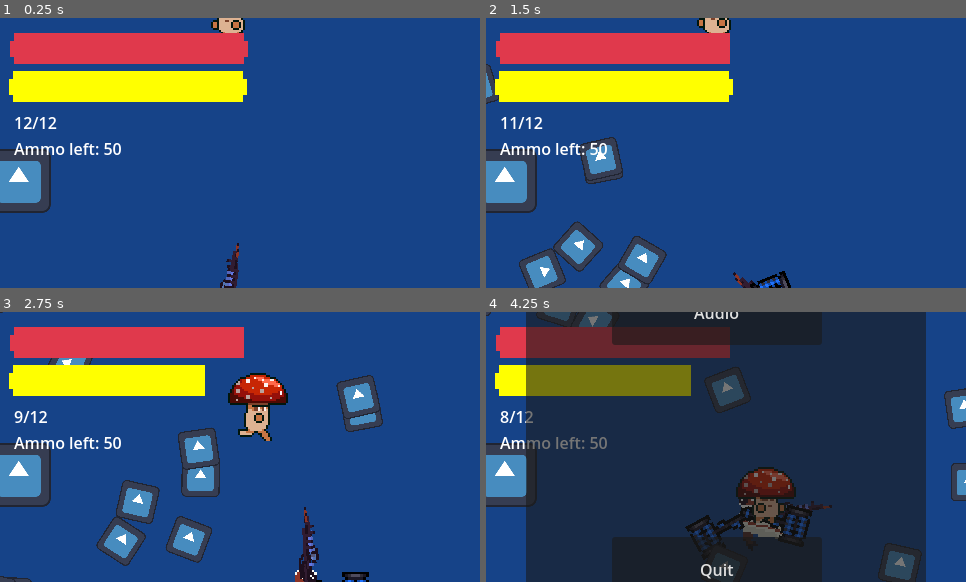
Above: before the commit, frames 1-4 (two rows, left to right).
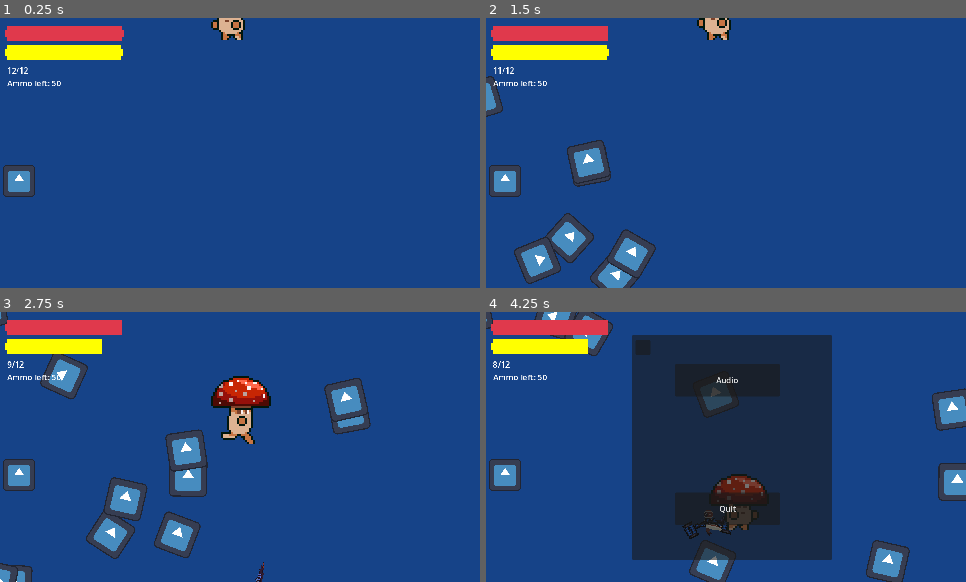
Above: after the commit, the same moments.

Repository: MettallicOnyx/Boss-Rush-Jam-Project
Game: Godot game, scene res://scenes/boss_rush_jam.tscn
The game is run twice, just before and just after one commit, with the same random seed, the same clock (stepped at 60 frames per second) and the same inputs. The engine's default icon, where the game draws it, is replaced by a stand-in: a white triangle on a blue panel in a dark square.
Inputs (mouse positions are in pixels of both pictures, inside the frame that each line leads up to):
- Up to frame 1 (0.25 s): no input
- Up to frame 2 (1.5 s): tap Enter (ui_accept) at 0.5, 0.77 s; move the mouse to (831, 139) at 0.52 s; hold D (right) 0.53-1.28 s; click (831, 139) at 0.6 s; move the mouse to (630, 166) at 1.27 s; hold S (down) from 1.28 s (still down); tap E (ability) at 1.35 s
- Up to frame 3 (2.75 s): tap Enter (ui_accept) at 1.52 s; click (144, 460) at 1.55 s; move the mouse to (288, 387) at 2.02 s; release S (down) at 2.03 s; hold D (right) from 2.03 s (still down); tap Shift (dash) at 2.1 s; click (288, 387) at 2.3 s
- Up to frame 4 (4.25 s): move the mouse to (702, 501) at 2.77 s; release D (right) at 2.78 s; hold W (up) 2.78-3.53 s; click (702, 501) at 2.85 s; tap Enter (ui_accept) at 3.02, 3.77 s; move the mouse to (870, 487) at 3.52 s; hold A (left) from 3.53 s (still down); tap F (swap_weapon) at 3.6 s; click (870, 487) at 3.8 s; tap Escape (settings) at 4.15 s

The runs differ from the first frame. In frame 1, 14% of the frame differs, in the area x 0-52%, y 2-100%; in frame 2, 19%; in frame 3, 24%; in frame 4, 66%, in the area x 0-100%, y 0-100%.

Commit message:
sizing changes

Diff:
--- /dev/null
+++ b/scenes/UI/UI.tscn
@@ -0,0 +1,30 @@
+[gd_scene load_steps=6 format=3 uid="uid://ctvfo7vqrob2m"]
+
+[ext_resource type="Script" path="res://scripts/UI/ui_variables.gd" id="1_pnu78"]
+[ext_resource type="PackedScene" uid="uid://b4v3g0v1f62js" path="res://scenes/UI/health_bar.tscn" id="1_rbod0"]
+[ext_resource type="PackedScene" uid="uid://c8a50jhlgwtxg" path="res://scenes/UI/stamina_bar.tscn" id="2_1pb2a"]
+[ext_resource type="PackedScene" uid="uid://lim4lwwce5bt" path="res://scenes/UI/ammo_label.tscn" id="3_bsjn6"]
+[ext_resource type="PackedScene" uid="uid://dvi7vjtya3my1" path="res://scenes/UI/settings.tscn" id="4_cw0yk"]
+
+[node name="CanvasLayer" type="CanvasLayer"]
+scale = Vector2(0.5, 0.5)
+transform = Transform2D(0.5, 0, 0, 0.5, 0, 0)
+script = ExtResource("1_pnu78")
+
+[node name="Health Bar" parent="." instance=ExtResource("1_rbod0")]
+
+[node name="StaminaBar" parent="." instance=ExtResource("2_1pb2a")]
+offset_top = 37.0
+offset_bottom = 101.0
+
+[node name="Ammo_label" parent="." instance=ExtResource("3_bsjn6")]
+offset_left = 14.0
+offset_top = 93.0
+offset_right = 66.0
+offset_bottom = 116.0
+
+[node name="Settings" parent="." instance=ExtResource("4_cw0yk")]
+offset_left = 62.0
+offset_top = -93.0
+offset_right = 462.0
+offset_bottom = 357.0
--- a/scenes/boss_rush_jam.tscn
+++ b/scenes/boss_rush_jam.tscn
@@ -77,6 +77,8 @@
 [node name="Boss Rush Jam" type="Node2D"]
 
 [node name="CanvasLayer" type="CanvasLayer" parent="."]
+scale = Vector2(0.5, 0.5)
+transform = Transform2D(0.5, 0, 0, 0.5, 0, 0)
 
 [node name="Health Bar" parent="CanvasLayer" instance=ExtResource("1_sh5up")]
 
@@ -92,6 +94,10 @@
 gun = NodePath("../../Player/Gun")
 
 [node name="Settings" parent="CanvasLayer" instance=ExtResource("3_qxcin")]
+offset_left = 52.0
+offset_top = -89.0
+offset_right = 452.0
+offset_bottom = 361.0
 
 [node name="TileMapLayer" type="TileMapLayer" parent="."]
 position = Vector2(0, -3.05176e-05)
@@ -102,7 +108,6 @@
 [node name="Player" parent="." instance=ExtResource("1_o0p3x")]
 unique_name_in_owner = true
 position = Vector2(562, 496)
-scale = Vector2(2.42678, 2.40823)
 
 [node name="SpinDetector2" parent="Player" instance=ExtResource("7_h5n6e")]
 
--- a/scenes/enemies/test_dummy.tscn
+++ b/scenes/enemies/test_dummy.tscn
@@ -9,7 +9,7 @@
 radius = 70.0
 
 [node name="Test Dummy" type="CharacterBody2D"]
-scale = Vector2(0.5, 0.5)
+scale = Vector2(0.25, 0.25)
 collision_layer = 4
 script = ExtResource("1_15c3l")
 
--- a/scripts/weapons/gun.gd
+++ b/scripts/weapons/gun.gd
@@ -10,7 +10,7 @@
 var cursor_offset = Vector2(12.0, 12.0)
 
 var recoil_strength: float = 100.0
-var modifier = 0
+var modifier = 2
 
 func _ready() -> void:
 	shot_fired.connect(_on_shot_fired)
@@ -32,7 +32,7 @@
 	if Input.is_action_just_pressed("shoot"):
 		if ammo_in_clip > 0:
 			shoot_bullet(muzzle, modifier)
-			if (modifier > 0):
+			if modifier > 0:
 				do_recoil(recoil_strength, modifier)
 			shot_fired.emit()
 			modifier = 0
